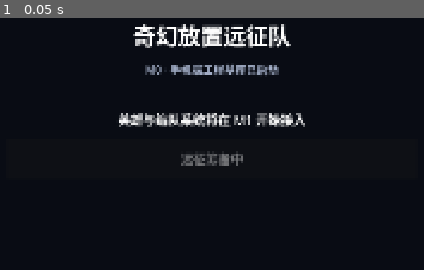
Above: before the commit, frame 1.
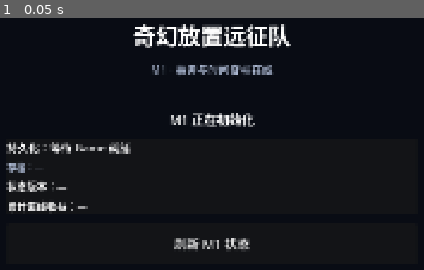
Above: after the commit, the same moment.

Repository: Caesarderder/godot_ai
Game: Godot game, scene res://game/scenes/app/main.tscn
The game is run twice, just before and just after one commit, with the same random seed, the same clock (stepped at 60 frames per second) and the same inputs.
Inputs:
- Up to frame 1 (0.05 s): no input

The runs differ from the first frame. In frame 1, 5.7% of the frame differs, in the area x 1-72%, y 18-93%.

Commit message:
fix(m1): replace M0 placeholder with live status

Diff:
--- a/project-a/game/scenes/app/main.tscn
+++ b/project-a/game/scenes/app/main.tscn
@@ -1,6 +1,7 @@
-[gd_scene load_steps=2 format=3]
+[gd_scene load_steps=3 format=3]
 
 [ext_resource type="Script" path="res://game/scripts/app/safe_area_container.gd" id="1_safe"]
+[ext_resource type="Script" path="res://game/scripts/app/main_screen.gd" id="2_main"]
 
 [node name="Main" type="Control"]
 layout_mode = 3
@@ -9,6 +10,7 @@
 anchor_bottom = 1.0
 grow_horizontal = 2
 grow_vertical = 2
+script = ExtResource("2_main")
 
 [node name="Background" type="ColorRect" parent="."]
 layout_mode = 1
@@ -46,7 +48,7 @@
 layout_mode = 2
 theme_override_colors/font_color = Color(0.68, 0.73, 0.83, 1)
 theme_override_font_sizes/font_size = 26
-text = "M0 · 手机端工程基座已启动"
+text = "M1 · 事务与时间脊柱在线"
 horizontal_alignment = 1
 
 [node name="Spacer" type="Control" parent="SafeArea/Content"]
@@ -56,13 +58,41 @@
 [node name="Status" type="Label" parent="SafeArea/Content"]
 layout_mode = 2
 theme_override_font_sizes/font_size = 30
-text = "英雄与编队系统将在 M1 开始接入"
+text = "正在读取持久化状态…"
 horizontal_alignment = 1
 autowrap_mode = 2
 
-[node name="StartButton" type="Button" parent="SafeArea/Content"]
+[node name="StateCard" type="PanelContainer" parent="SafeArea/Content"]
+layout_mode = 2
+
+[node name="StateContent" type="VBoxContainer" parent="SafeArea/Content/StateCard"]
+layout_mode = 2
+theme_override_constants/separation = 12
+
+[node name="Persistence" type="Label" parent="SafeArea/Content/StateCard/StateContent"]
+layout_mode = 2
+theme_override_font_sizes/font_size = 26
+text = "持久化：等待 Game 就绪"
+
+[node name="SaveId" type="Label" parent="SafeArea/Content/StateCard/StateContent"]
+layout_mode = 2
+theme_override_colors/font_color = Color(0.68, 0.73, 0.83, 1)
+theme_override_font_sizes/font_size = 22
+text = "存档：—"
+text_overrun_behavior = 3
+
+[node name="Revision" type="Label" parent="SafeArea/Content/StateCard/StateContent"]
+layout_mode = 2
+theme_override_font_sizes/font_size = 24
+text = "状态版本：—"
+
+[node name="OfflineCredit" type="Label" parent="SafeArea/Content/StateCard/StateContent"]
+layout_mode = 2
+theme_override_font_sizes/font_size = 24
+text = "累计离线收益：—"
+
+[node name="RefreshButton" type="Button" parent="SafeArea/Content"]
 custom_minimum_size = Vector2(0, 96)
 layout_mode = 2
 theme_override_font_sizes/font_size = 30
-disabled = true
-text = "远征筹备中"
+text = "刷新 M1 状态"
--- /dev/null
+++ b/project-a/game/scripts/app/main_screen.gd
@@ -0,0 +1,66 @@
+extends Control
+
+@onready var _status: Label = $SafeArea/Content/Status
+@onready var _persistence: Label = $SafeArea/Content/StateCard/StateContent/Persistence
+@onready var _save_id: Label = $SafeArea/Content/StateCard/StateContent/SaveId
+@onready var _revision: Label = $SafeArea/Content/StateCard/StateContent/Revision
+@onready var _offline_credit: Label = $SafeArea/Content/StateCard/StateContent/OfflineCredit
+@onready var _refresh_button: Button = $SafeArea/Content/RefreshButton
+
+var _game: Object
+
+
+func _ready() -> void:
+	_refresh_button.pressed.connect(_refresh_state)
+	configure_game(get_tree().root.get_node_or_null("Game"))
+
+
+func configure_game(game_port: Object) -> void:
+	var ready_callable := Callable(self, "_refresh_state")
+	if _game != null and _game.has_signal("game_ready") and _game.is_connected(
+		"game_ready", ready_callable
+	):
+		_game.disconnect("game_ready", ready_callable)
+	_game = game_port
+	if _game != null and _game.has_signal("game_ready") and not _game.is_connected(
+		"game_ready", ready_callable
+	):
+		_game.connect("game_ready", ready_callable)
+	_refresh_state()
+
+
+func _refresh_state() -> void:
+	if _game == null or not _game.has_method("get_state"):
+		_show_waiting_state()
+		return
+	var state: Dictionary = _game.get_state()
+	if state.is_empty():
+		_show_waiting_state()
+		return
+	_status.text = "M1 状态已加载"
+	_persistence.text = "持久化：已安装快照"
+	var identifier := str(state.get("save_id", ""))
+	_save_id.text = "存档：%s" % (
+		identifier.left(8) + "…" if identifier.length() > 8 else identifier
+	)
+	_revision.text = "状态版本：r%d" % int(state.get("revision", 0))
+	var economy: Dictionary = state.get("economy", { })
+	_offline_credit.text = "累计离线收益：%s" % _format_duration(
+		int(economy.get("offline_seconds", 0))
+	)
+
+
+func _show_waiting_state() -> void:
+	_status.text = "M1 正在初始化"
+	_persistence.text = "持久化：等待 Game 就绪"
+	_save_id.text = "存档：—"
+	_revision.text = "状态版本：—"
+	_offline_credit.text = "累计离线收益：—"
+
+
+func _format_duration(total_seconds: int) -> String:
+	var clamped := maxi(total_seconds, 0)
+	var hours := floori(float(clamped) / 3600.0)
+	var minutes := floori(float(clamped % 3600) / 60.0)
+	var seconds := clamped % 60
+	return "%d小时 %d分 %d秒" % [hours, minutes, seconds]
--- a/project-a/tests/integration/test_project_bootstrap.gd
+++ b/project-a/tests/integration/test_project_bootstrap.gd
@@ -21,6 +21,23 @@
 }
 
 
+class FakeGame:
+	extends RefCounted
+	@warning_ignore("unused_signal")
+	signal game_ready
+	var has_booted := true
+	var state := {
+		"save_id": "0123456789abcdef",
+		"revision": 7,
+		"economy": { "offline_seconds": 3661 },
+		"offline_anchor_unix": 1_725_000_000,
+	}
+
+
+	func get_state() -> Dictionary:
+		return state.duplicate(true)
+
+
 func test_main_scene_is_registered_and_loadable() -> void:
 	assert_eq(
 			ProjectSettings.get_setting("application/run/main_scene"),
@@ -41,6 +58,59 @@
 	var safe_area := instance.get_node("SafeArea") as MarginContainer
 	assert_eq(safe_area.get_theme_constant("margin_left"), 48)
 	assert_eq(safe_area.get_theme_constant("margin_top"), 48)
+
+
+func test_main_scene_exposes_the_m1_status_dashboard_instead_of_m0_placeholder() -> void:
+	var scene := load(MAIN_SCENE_PATH) as PackedScene
+	var instance := scene.instantiate()
+	add_child_autofree(instance)
+	await get_tree().process_frame
+
+	assert_not_null(instance.get_script())
+	assert_eq(instance.get_node("SafeArea/Content/Subtitle").text, "M1 · 事务与时间脊柱在线")
+	assert_not_null(instance.get_node_or_null("SafeArea/Content/StateCard/StateContent/Revision"))
+	assert_not_null(
+		instance.get_node_or_null("SafeArea/Content/StateCard/StateContent/OfflineCredit")
+	)
+	var refresh := instance.get_node("SafeArea/Content/RefreshButton") as Button
+	assert_false(refresh.disabled)
+	assert_eq(refresh.text, "刷新 M1 状态")
+
+
+func test_main_scene_renders_live_m1_state_and_refreshes_on_demand() -> void:
+	var scene := load(MAIN_SCENE_PATH) as PackedScene
+	var instance := scene.instantiate()
+	add_child_autofree(instance)
+	await get_tree().process_frame
+	var fake_game := FakeGame.new()
+	assert_true(instance.has_method("configure_game"))
+	if instance.has_method("configure_game"):
+		instance.configure_game(fake_game)
+
+	assert_eq(instance.get_node("SafeArea/Content/Status").text, "M1 状态已加载")
+	assert_eq(
+		instance.get_node("SafeArea/Content/StateCard/StateContent/Persistence").text,
+		"持久化：已安装快照",
+	)
+	assert_eq(
+		instance.get_node("SafeArea/Content/StateCard/StateContent/SaveId").text,
+		"存档：01234567…",
+	)
+	assert_eq(
+		instance.get_node("SafeArea/Content/StateCard/StateContent/Revision").text,
+		"状态版本：r7",
+	)
+	assert_eq(
+		instance.get_node("SafeArea/Content/StateCard/StateContent/OfflineCredit").text,
+		"累计离线收益：1小时 1分 1秒",
+	)
+
+	fake_game.state.revision = 8
+	instance.get_node("SafeArea/Content/RefreshButton").pressed.emit()
+	assert_eq(
+		instance.get_node("SafeArea/Content/StateCard/StateContent/Revision").text,
+		"状态版本：r8",
+	)
 
 
 func test_existing_tooling_and_game_autoloads_coexist_in_order() -> void:
Not shown, added: project-a/game/scripts/app/main_screen.gd.uid
